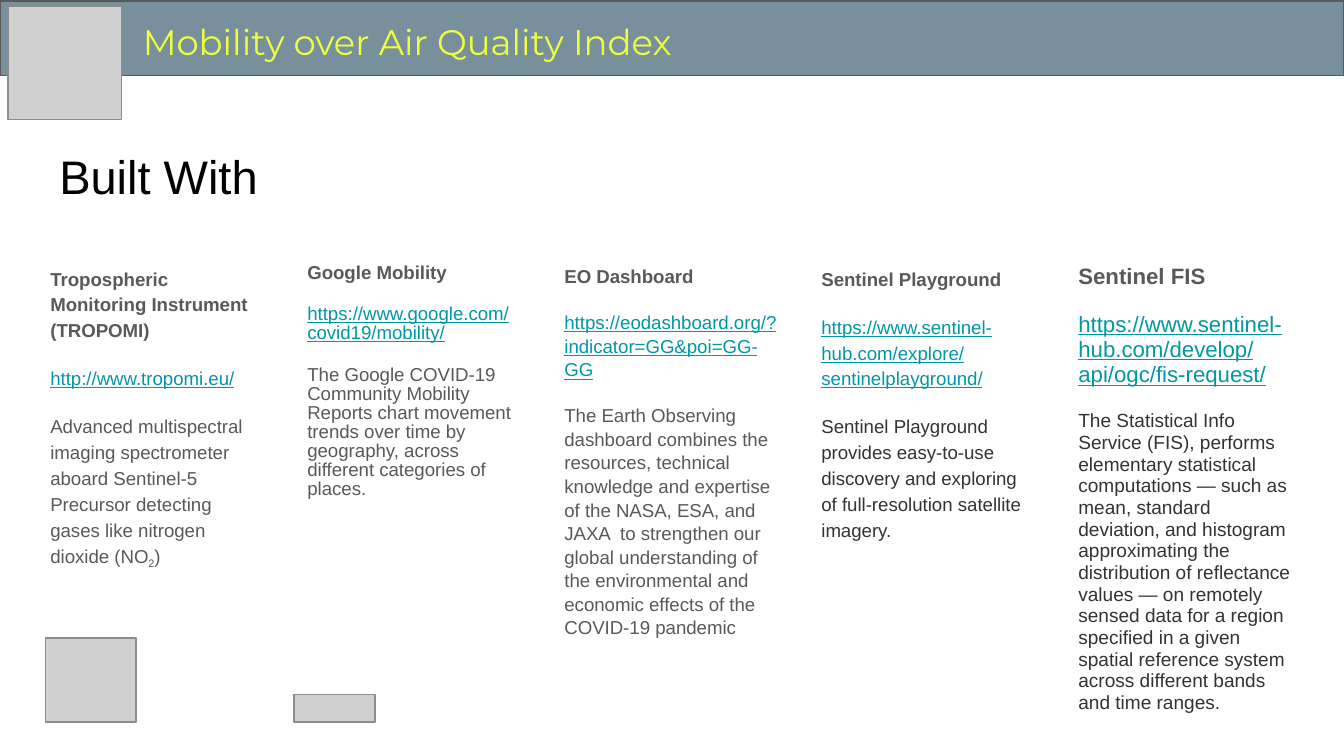
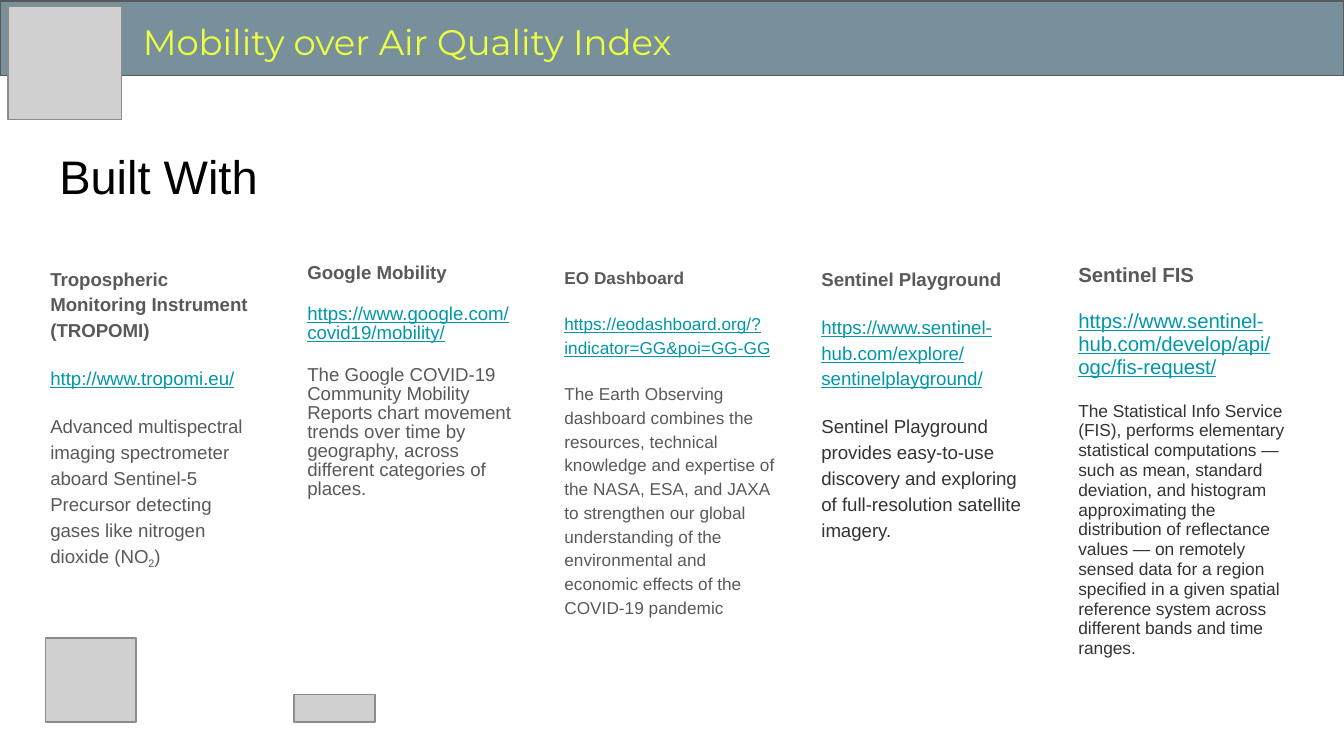
Before and after one commit to docligot/maqi, a slide deck: slide 8 of presentation/Mobility over Air Quality Index (MAQI).pptx (slide 7 before the commit). Drawn at 1344x756 pixels with LibreOffice and Linux fonts; fonts in the diff are those of the drawing; grey boxes stand for pictures. Boxes give left, top, right and bottom in pixels: in the first picture for what was removed or moved away, otherwise in the second. Text is boxed around its words. In the diff, an @@ line names an element or a change of style, - is before the commit and + after.

```diff
--- a/presentation/Mobility over Air Quality Index (MAQI).pptx
+++ b/presentation/Mobility over Air Quality Index (MAQI).pptx
@@ text "EO Dashboard" at (564, 271, 774, 618): size 10 to 9.2 pt; line spacing 1.05 to 1.15 @@
@@ text "Sentinel FIS" at (1078, 267, 1284, 658): size 11.9 to 10.8 pt in "Sentinel FIS", "https://www.sentinel-hub.com/develop/api/ogc/fis-request/"; size 10.2 to 9.3 pt in "The Statistical Info Service (FIS), performs elementary ..." @@
```
Also in this commit, not shown: 4 other slides changed, 1 slide added.
